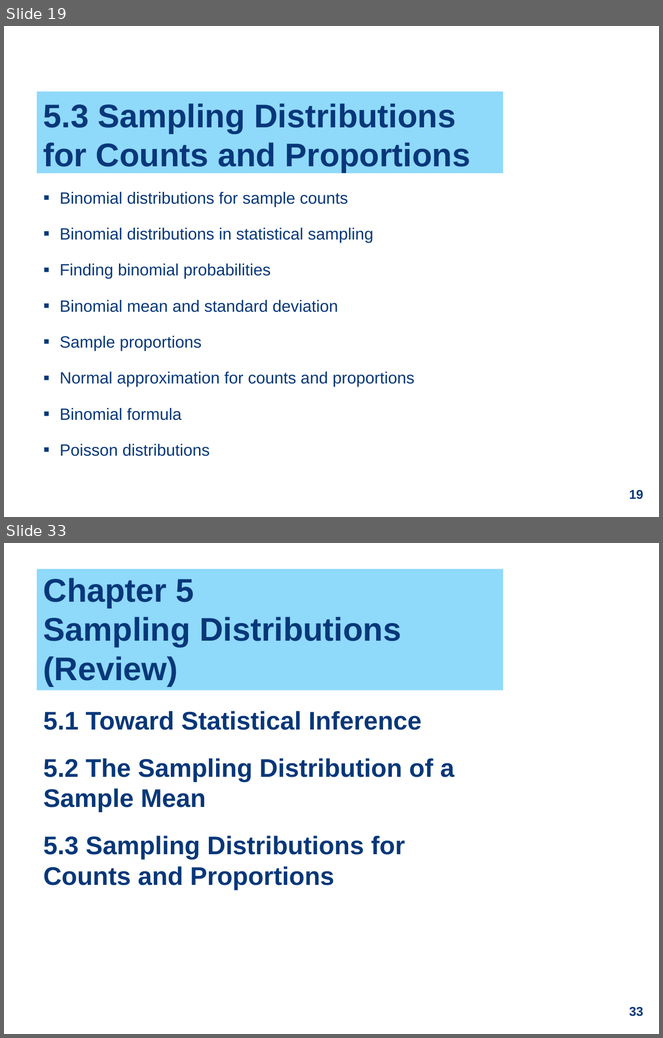
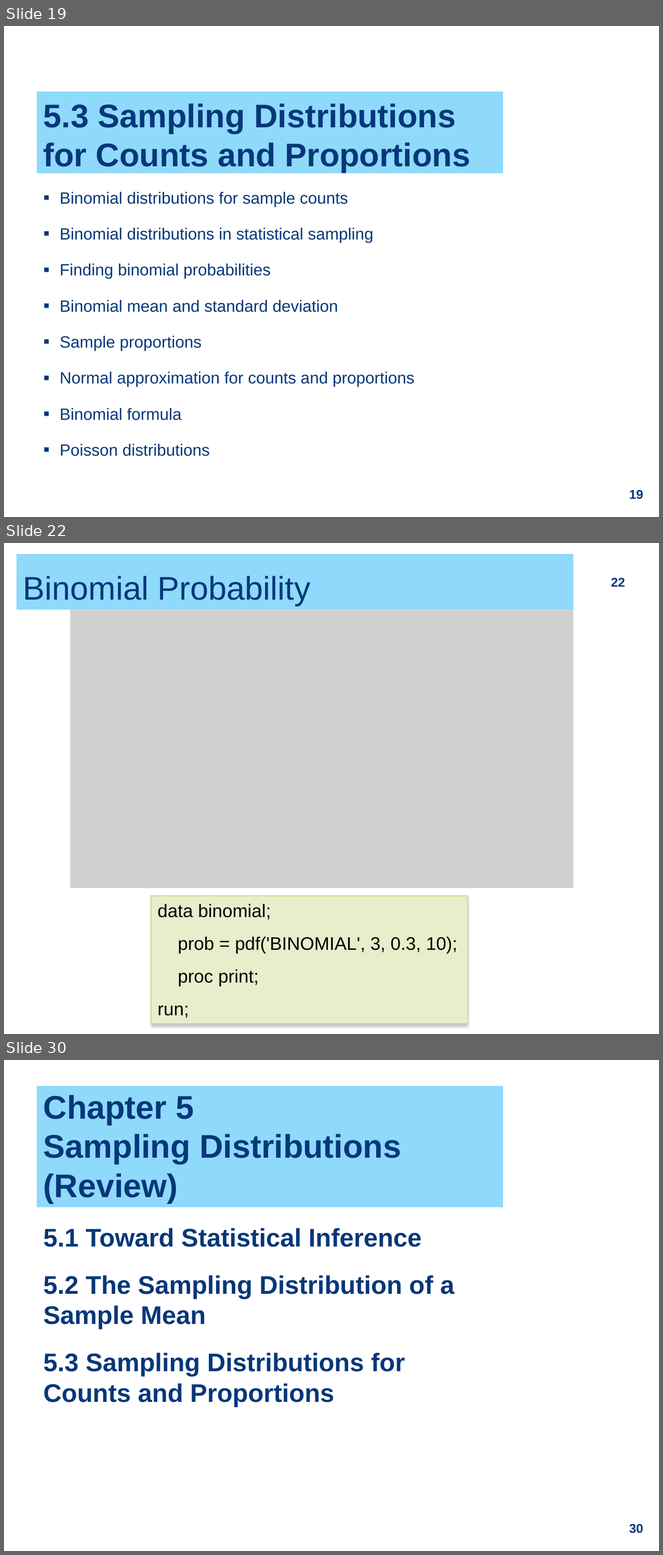
Before and after one commit to ZhiyangGeeZhou/ZhiyangGeeZhou.github.io, a slide deck: attach/UWM/UWM_PH702_2026Fall_Part05.pptx. Shown one above the other, each under a label of ours: slides 19 and 33 before the commit, slides 19, 22 and 30 after it; the slides between them are not shown. The pictures are 663x1038 and 663x1555 pixels, drawn with LibreOffice and Linux fonts; fonts in the diff are those of the drawing; grey boxes stand for pictures. Boxes give left, top, right and bottom in pixels: in the first picture for what was removed or moved away, otherwise in the second. Text is boxed around its words. In the diff, an @@ line names an element or a change of style, - is before the commit and + after.

```diff
--- a/attach/UWM/UWM_PH702_2026Fall_Part05.pptx
+++ b/attach/UWM/UWM_PH702_2026Fall_Part05.pptx
@@ slide 22 added at box(4, 543, 659, 1034), background #FFFFFF @@
@@ title added at box(16, 554, 573, 610), fill #8FD9FB, 36 pt, text #073779 @@
+Binomial Probability
@@ page number added at box(611, 578, 625, 587), 14 pt, text #073779, bold @@
+22
@@ picture added at box(70, 610, 573, 888) @@
@@ rectangle added at box(152, 896, 468, 1024), fill #EAEDCB, outline #D2DA7A 0.79 pt, 20 pt, text #000000 @@
+data binomial;
+prob = pdf('BINOMIAL', 3, 0.3, 10);
+proc print;
+run;
@@ what was slide 33 is now slide 30 @@
@@ page number at box(630, 1524, 644, 1534): text changed @@
-33
+30
```
Also in this commit, not shown: 8 slides changed, 4 slides removed.
